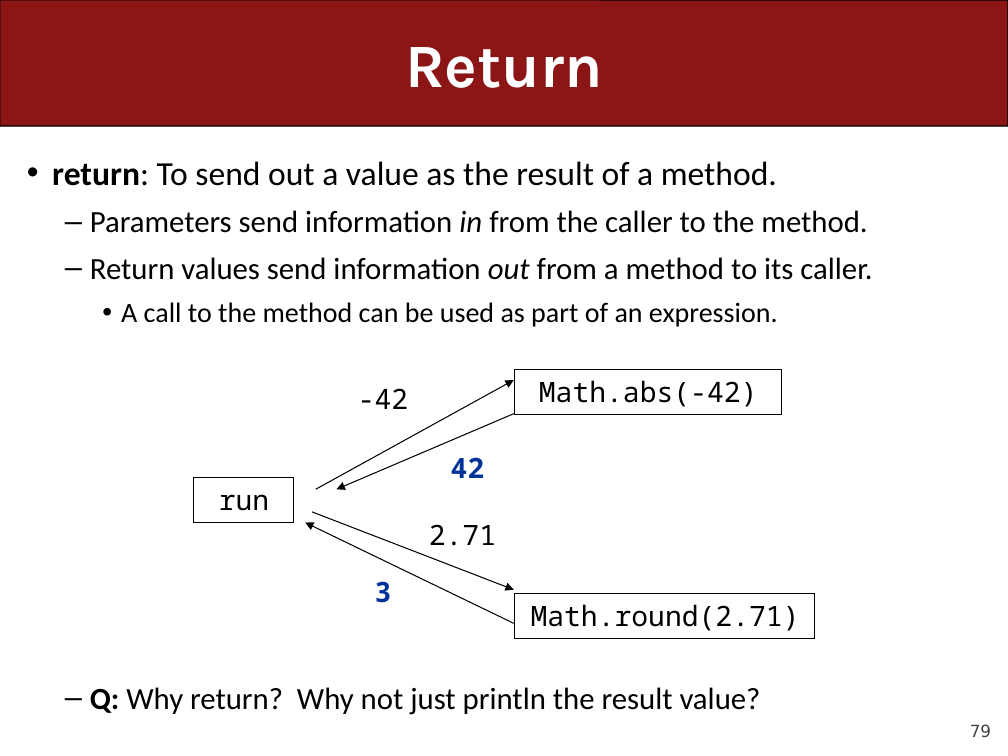
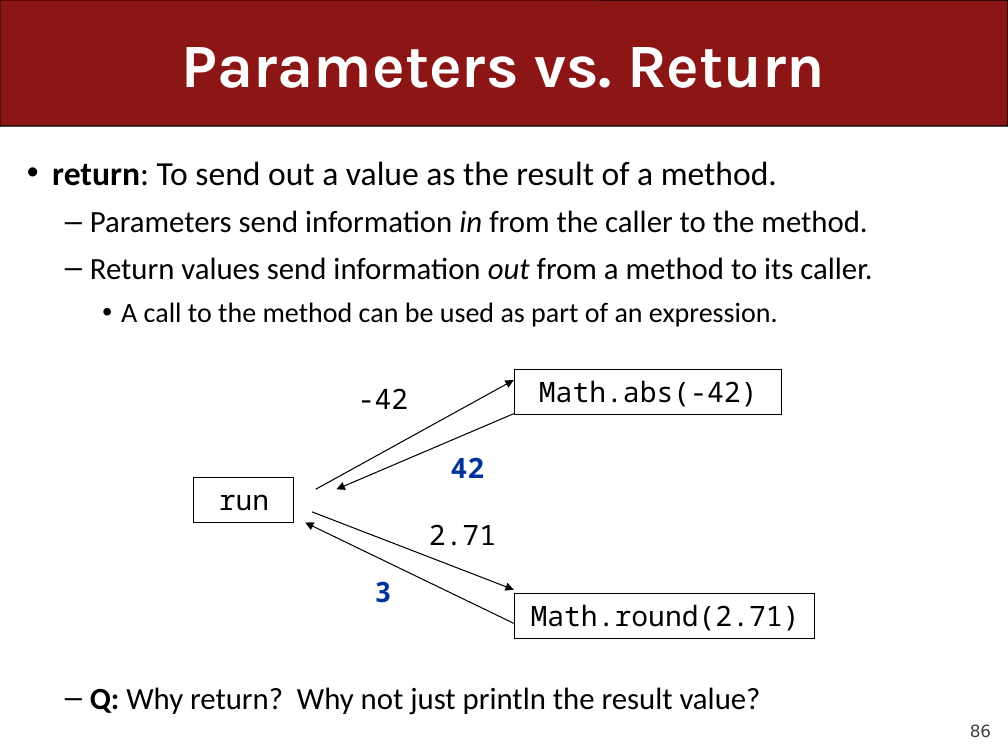
Before and after one commit to ckincaid17/cs106a-summer-2018, a slide deck: slide 86 of WWW/lectures/Lecture7/Lecture7.pptx (slide 79 before the commit). Drawn at 1008x756 pixels with LibreOffice and Linux fonts; fonts in the diff are those of the drawing. Boxes give left, top, right and bottom in pixels: in the first picture for what was removed or moved away, otherwise in the second. Text is boxed around its words. In the diff, an @@ line names an element or a change of style, - is before the commit and + after.

```diff
--- a/WWW/lectures/Lecture7/Lecture7.pptx
+++ b/WWW/lectures/Lecture7/Lecture7.pptx
@@ title at bbox=[182, 47, 825, 88]: text changed @@
-Return
+Parameters vs. Return
@@ page number at bbox=[970, 724, 991, 737]: text changed @@
-79
+86
```
Also in this commit, not shown: 24 other slides changed, 14 slides added, 8 slides removed, 3 other files.
